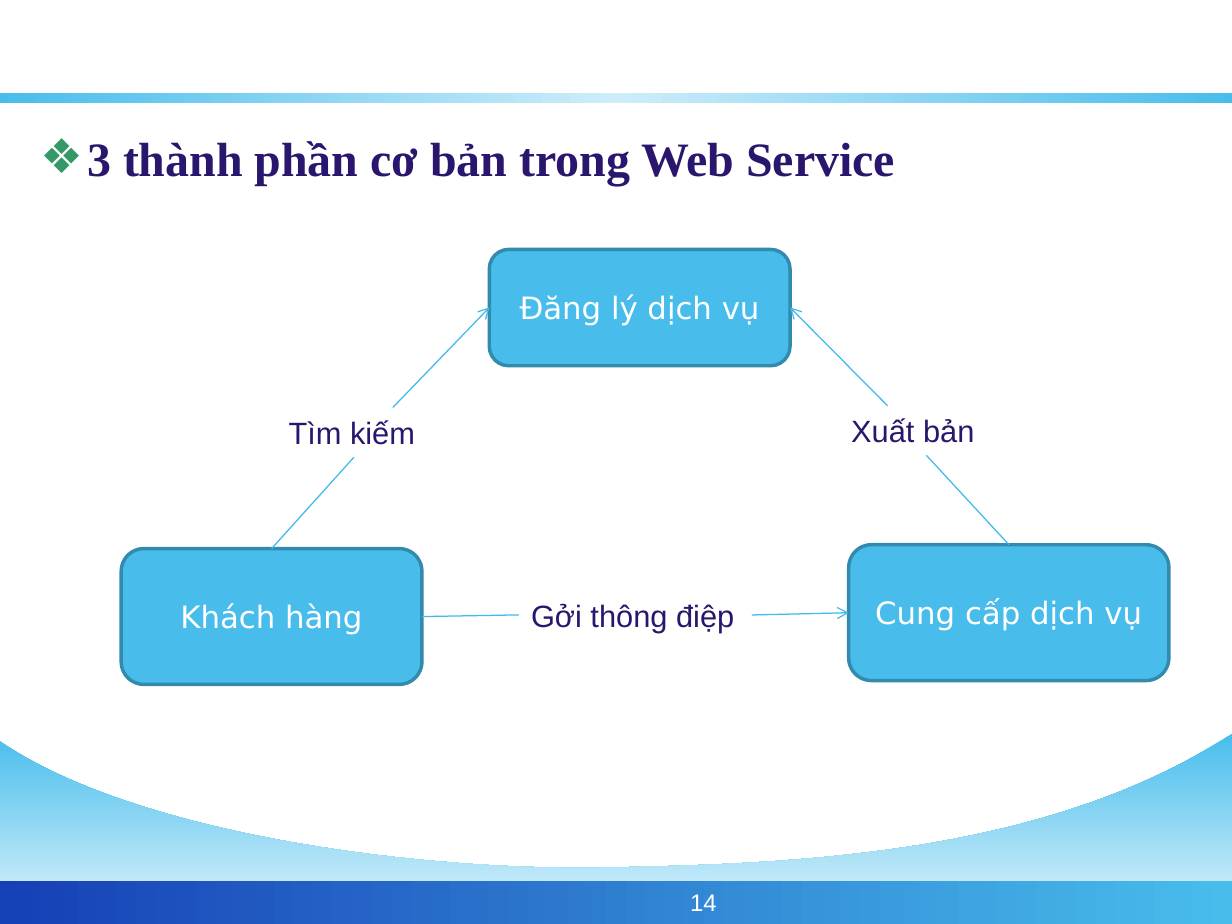
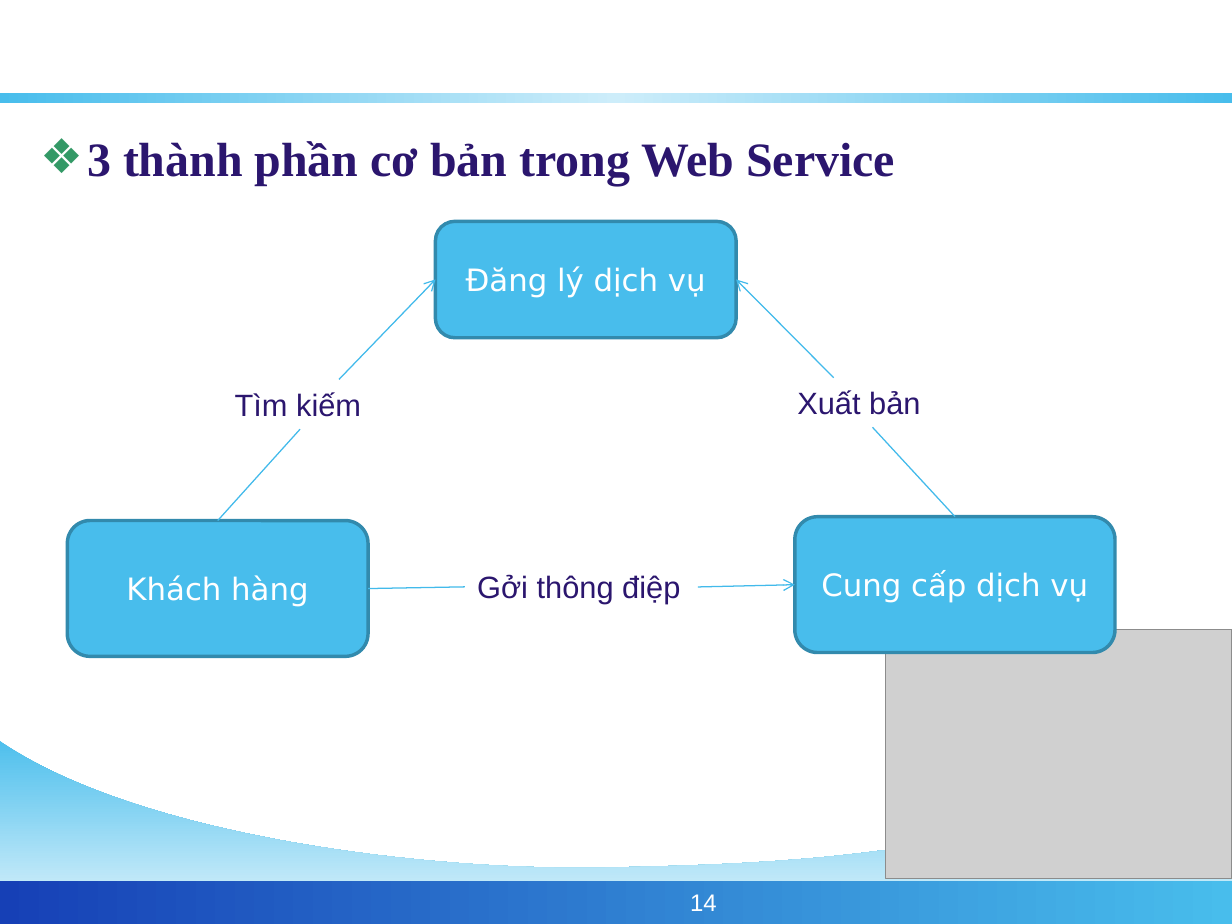
Before and after one commit to phamngsinh/cantho-webgis, a slide deck: slide 14 of Document/Bao Cao/BaoCaoLuanVan.ppt. Drawn at 1232x924 pixels with LibreOffice and Linux fonts; fonts in the diff are those of the drawing; grey boxes stand for pictures; background and template pictures are left out. Boxes give left, top, right and bottom in pixels: in the first picture for what was removed or moved away, otherwise in the second. Text is boxed around its words. In the diff, an @@ line names an element or a change of style, - is before the commit and + after.

```diff
--- a/Document/Bao Cao/BaoCaoLuanVan.ppt
+++ b/Document/Bao Cao/BaoCaoLuanVan.ppt
@@ 3 texts, 3 lines, 2 arrows, 1 rounded rectangle moved together from (x1=271, y1=308, x2=1169, y2=680) to (x1=218, y1=280, x2=1115, y2=652) @@
@@ 2 rounded rectangles, 1 arrow moved together from (x1=121, y1=249, x2=849, y2=684) to (x1=68, y1=222, x2=795, y2=657) @@
@@ picture added at (x1=886, y1=630, x2=1232, y2=878) @@
```
Also in this commit, not shown: 21 other slides changed.
